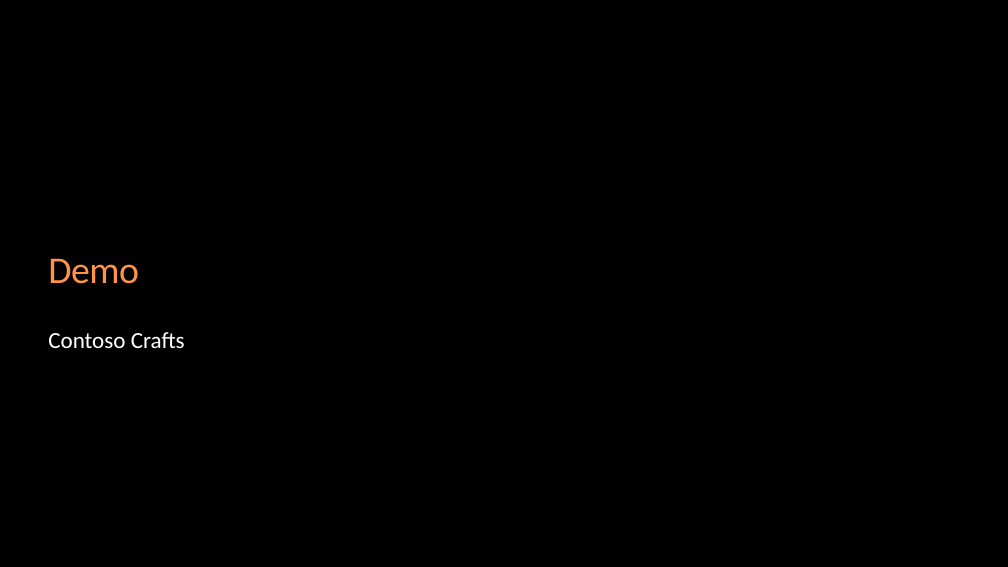
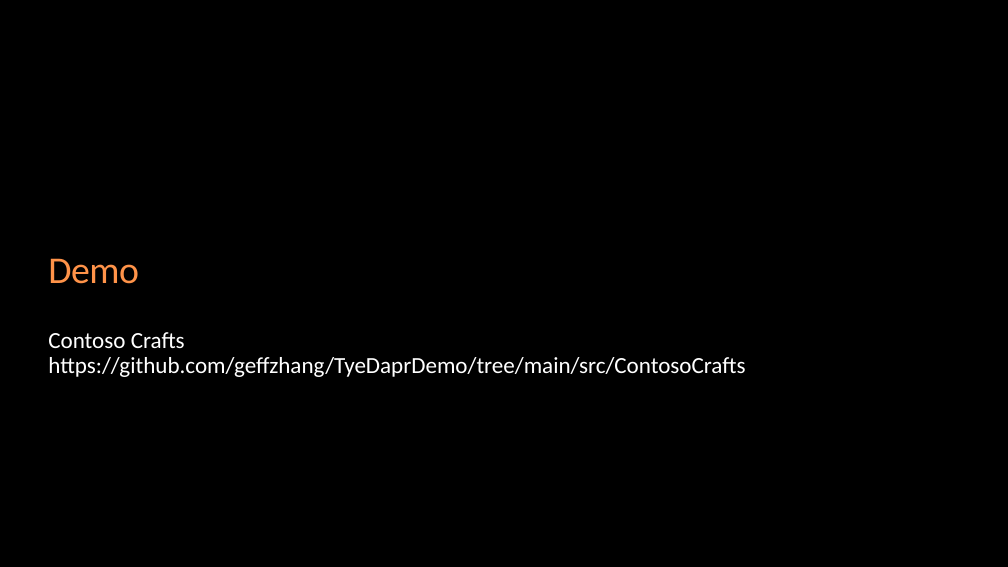
Before and after one commit to geffzhang/TyeDaprDemo, a slide deck: slide 12 of slides.pptx. Drawn at 1008x567 pixels with LibreOffice and Linux fonts; fonts in the diff are those of the drawing. Boxes give left, top, right and bottom in pixels: in the first picture for what was removed or moved away, otherwise in the second. Text is boxed around its words. In the diff, an @@ line names an element or a change of style, - is before the commit and + after.

```diff
--- a/slides.pptx
+++ b/slides.pptx
@@ text at box(48, 332, 745, 377): text changed @@
-Contoso Crafts
+Contoso Crafts https://github.com/geffzhang/TyeDaprDemo/tree/main/src/ContosoCrafts
```
Also in this commit, not shown: 2 other slides changed.
